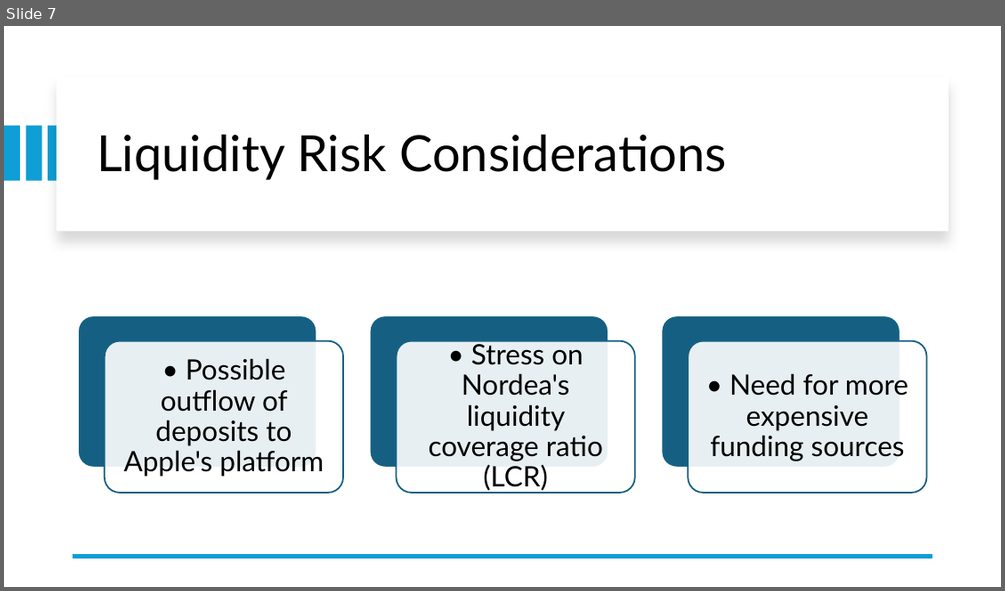
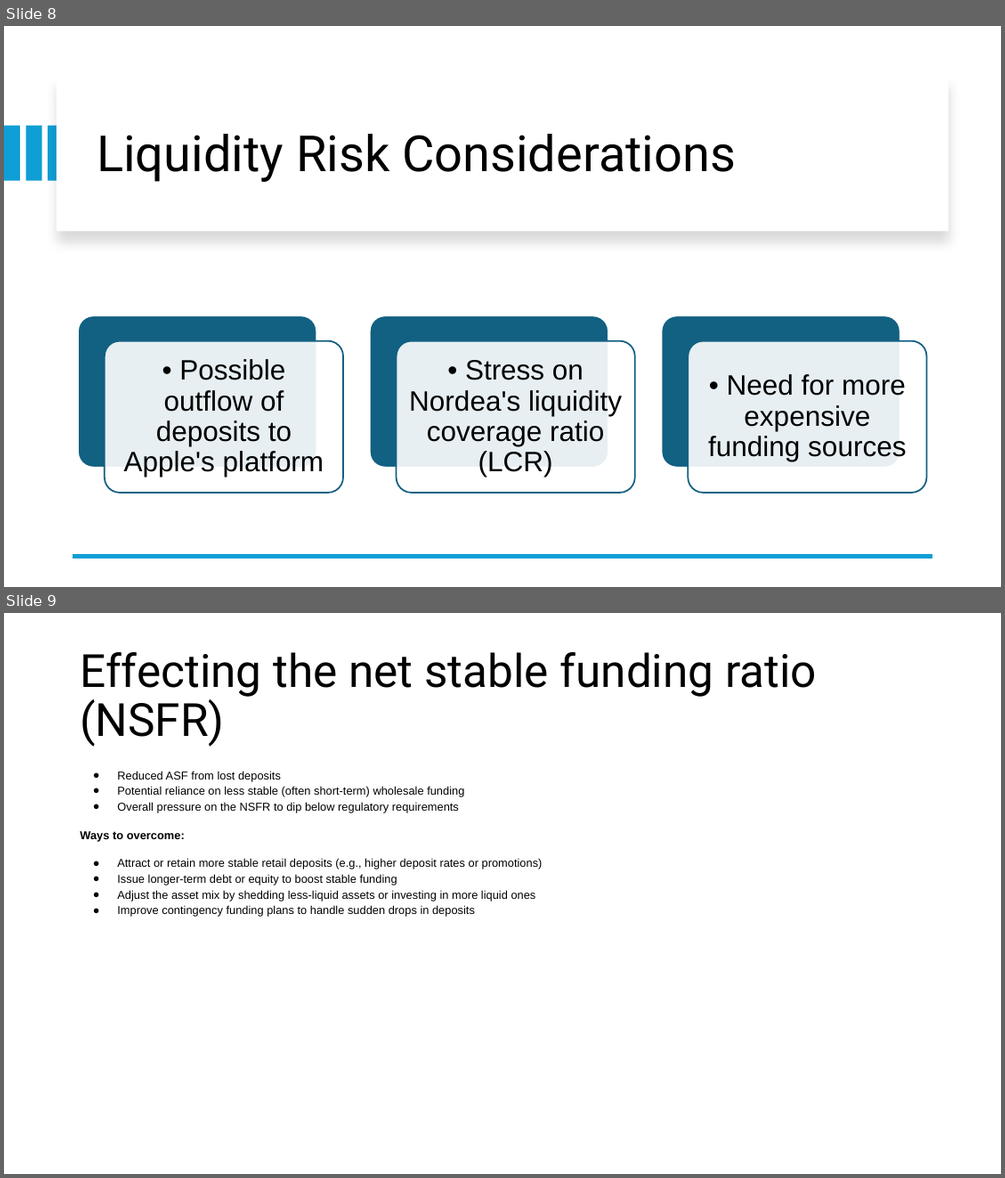
Before and after one commit to bredeespelid/Master_NHH, a slide deck: BAN425/The Rise of Business Risk in Banking.pptx. Shown one above the other, each under a label of ours: slide 7 before the commit, slides 8 and 9 after it. The pictures are 1005x591 and 1005x1178 pixels, drawn with LibreOffice and Linux fonts; fonts in the diff are those of the drawing; background and template pictures are left out. Boxes give left, top, right and bottom in pixels: in the first picture for what was removed or moved away, otherwise in the second. Text is boxed around its words. In the diff, an @@ line names an element or a change of style, - is before the commit and + after.

```diff
--- a/BAN425/The Rise of Business Risk in Banking.pptx
+++ b/BAN425/The Rise of Business Risk in Banking.pptx
@@ slide 9 added at bbox=[4, 613, 1001, 1174], background picture (left out) @@
@@ title added at bbox=[80, 652, 817, 747], 44 pt, text #000000 @@
+Effecting the net stable funding ratio (NSFR)
@@ text added at bbox=[80, 771, 542, 916], 11 pt, text #000000 @@
+● Reduced ASF from lost deposits
+● Potential reliance on less stable (often short-term) wholesale funding
+● Overall pressure on the NSFR to dip below regulatory requirements
+Ways to overcome:
+● Attract or retain more stable retail deposits (e.g., higher deposit rates or promotions)
+● Issue longer-term debt or equity to boost stable funding
+● Adjust the asset mix by shedding less-liquid assets or investing in more liquid ones
+● Improve contingency funding plans to handle sudden drops in deposits
@@ what was slide 7 is now slide 8 @@
@@ slide 8 changed as well @@
@@ title "Liquidity Risk Considerations" at bbox=[97, 134, 736, 182]: font Lato to Roboto @@
@@ fill #156082 to #126082 in 3 elements at bbox=[78, 315, 316, 467], bbox=[370, 315, 608, 467], bbox=[662, 315, 900, 467] @@
@@ outline #156082 1.5 pt to #126082 1.5 pt in 3 elements at bbox=[105, 341, 343, 492], bbox=[396, 341, 635, 492], bbox=[688, 341, 927, 492] @@
@@ font Lato to Arial; less space between paragraphs in 3 elements at bbox=[124, 359, 324, 476], bbox=[409, 360, 622, 476], bbox=[708, 374, 906, 461] @@
```
Also in this commit, not shown: 8 other slides changed, 1 other slide added, 1 slide removed, 1 other file.
